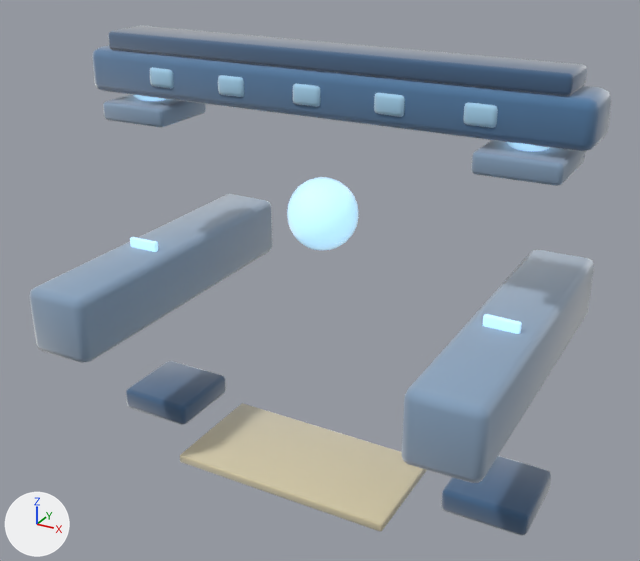
Two versions of the glTF model assets/models/gates/01ca31a7.glb, one commit apart.
Rendered twice from a 50 mm camera at (3.97, -7.28, 5.64) aimed at (0.01, -0.07, 2.03). The axes (+X, +Y, +Z) are drawn at lower left. The lights are the same throughout. The picture after the commit comes second.

The older version as bpy lines, for what is in view:
```python
me_gate_01ca31a7 = bpy.data.meshes.new('gate_01ca31a7')
me_gate_01ca31a7.from_pydata(...)  # 1410 vertices, 2744 faces; spans x -2.58..2.58, y -1.75..1.75, z -0.01..4.35
# faces by material slot: [432, 324, 216, 1016, 108, 540, 108]
me_gate_01ca31a7.materials.append(mat_clay__86a2bf_0_93)
me_gate_01ca31a7.materials.append(mat_clay__3d6288_0_93)
me_gate_01ca31a7.materials.append(mat_clay__aee0ff_0_93__aee0ff)
me_gate_01ca31a7.materials.append(mat_clay__aee0ff_0_95__aee0ff)
me_gate_01ca31a7.materials.append(mat_clay__4e7ca8_0_93)
me_gate_01ca31a7.materials.append(mat_clay__aee0ff_0_93)
me_gate_01ca31a7.materials.append(mat_clay__d8cca8_0_93)
ob_gate_01ca31a7 = bpy.data.objects.new('gate_01ca31a7', me_gate_01ca31a7)
ob_gate_01ca31a7.location = (0.0, 0.0, 0.0)
```
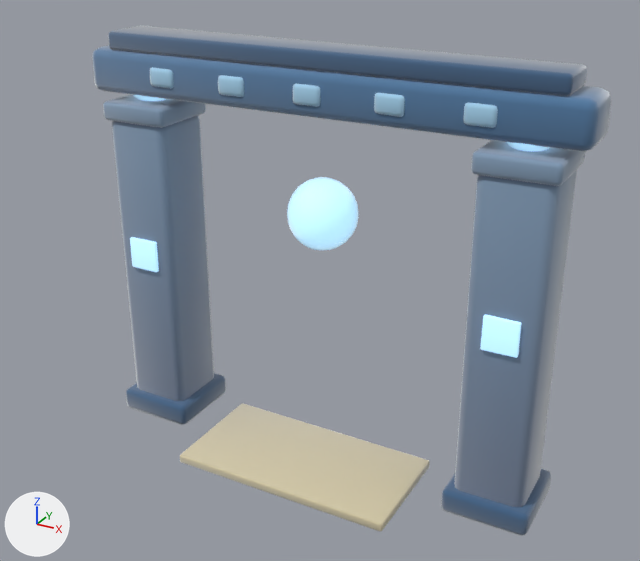
Boxes (x1, y1, x2, y2) around the edits, measured in the pictures (640 x 561 px; the box of a moved part takes in the faces that stretch with it):
```json
{"object": "gate_01ca31a7", "change": "reshaped", "before": [29, 25, 611, 536], "after": [92, 25, 611, 536], "on screen": "11% narrower"}
{"part": 1, "of": "me_gate_01ca31a7", "change": "moved or reshaped", "before": [37, 194, 228, 287], "on screen": "not visible afterwards"}
{"part": 2, "of": "me_gate_01ca31a7", "change": "moved or reshaped", "before": [91, 247, 272, 361], "on screen": "not visible afterwards"}
{"part": 3, "of": "me_gate_01ca31a7", "change": "moved or reshaped", "before": [39, 194, 273, 356], "after": [166, 115, 214, 399]}
{"part": 4, "of": "me_gate_01ca31a7", "change": "moved or reshaped", "before": [37, 345, 92, 363], "on screen": "not visible afterwards"}
{"part": 5, "of": "me_gate_01ca31a7", "change": "moved or reshaped", "before": [29, 287, 92, 358], "after": [112, 121, 186, 401]}
{"part": 6, "of": "me_gate_01ca31a7", "change": "moved or reshaped", "before": [401, 250, 594, 483], "after": [454, 171, 576, 507]}
```

Scene script edits in JSON lines:
```json
{"block": "me_gate_01ca31a7", "where": "# used by ob_gate_01ca31a7; location = (0.0, 0.0, 0.0)"}
{"op": "remove", "block": "me_gate_01ca31a7", "code": "me_gate_01ca31a7.from_pydata(...)  # 1410 vertices, 2744 faces; spans x -2.58..2.58, y -1.75..1.75, z -0.01..4.35"}
{"op": "add", "block": "me_gate_01ca31a7", "code": "me_gate_01ca31a7.from_pydata(...)  # 1410 vertices, 2744 faces; spans x -2.58..2.58, y -1.01..0.44, z -0.01..4.35"}
{"block": "me_gate_01ca31a7", "change": "me_gate_01ca31a7 part 1: all 7 vertices in x -2.35..-2.26, y 1.66..1.75, z 2.01..2.1 are moved by (-0.01, -1.41, 1.39)"}
{"block": "me_gate_01ca31a7", "change": "me_gate_01ca31a7 part 2: all 7 vertices in x -1.73..-1.65, y 1.66..1.75, z 1.4..1.49 are moved by (0.0, -1.4, -1.4)"}
{"block": "me_gate_01ca31a7", "change": "me_gate_01ca31a7 part 3: all 7 vertices in x -1.74..-1.65, y 1.66..1.75, z 2.01..2.1 are moved by (0.0, -1.4, 1.4)"}
{"block": "me_gate_01ca31a7", "change": "me_gate_01ca31a7 part 4: all 14 vertices in x -2.35..-1.65, y -1.75..-1.66, z 1.4..1.49 are moved by (0.0, 1.4, -1.4)"}
{"block": "me_gate_01ca31a7", "change": "me_gate_01ca31a7 part 5: all 14 vertices in x -2.35..-1.65, y -1.75..-1.66, z 2.01..2.1 are moved by (0.0, 1.4, 1.4)"}
{"block": "me_gate_01ca31a7", "change": "me_gate_01ca31a7 part 6: 56 of 1410 vertices moved; they spanned x 1.64..2.35, y -1.75..1.75, z 1.4..2.1 and now span x 1.64..2.35, y -0.35..0.35, z -0.01..3.5; mean shift (0.0, 0.0, 0.0); largest move (1.74, 1.66, 1.4) -> (1.73, 0.25, -0.01)"}
{"block": "me_gate_01ca31a7", "change": "other edits to the shape of me_gate_01ca31a7 do not show in these pictures"}
```
